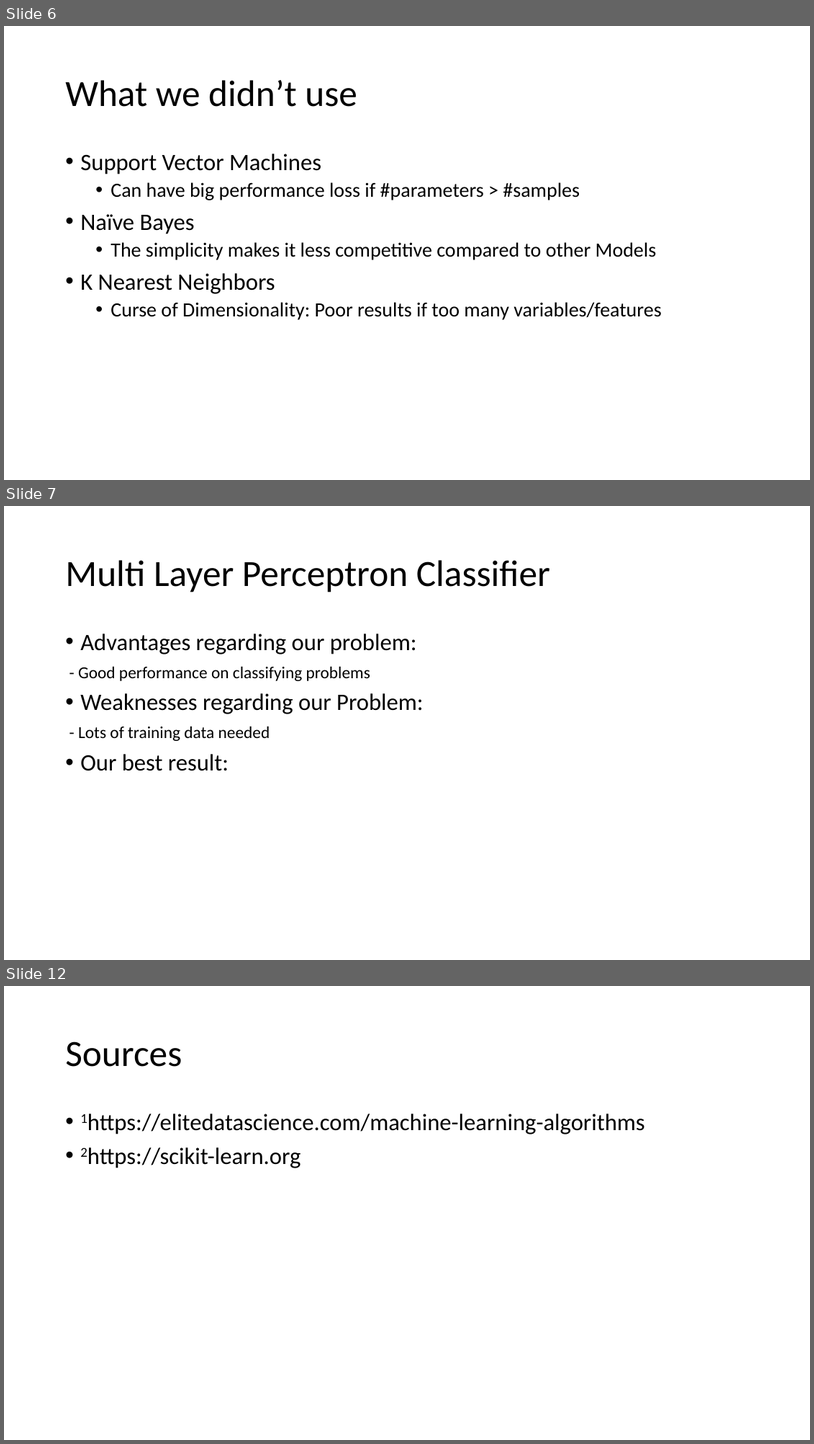
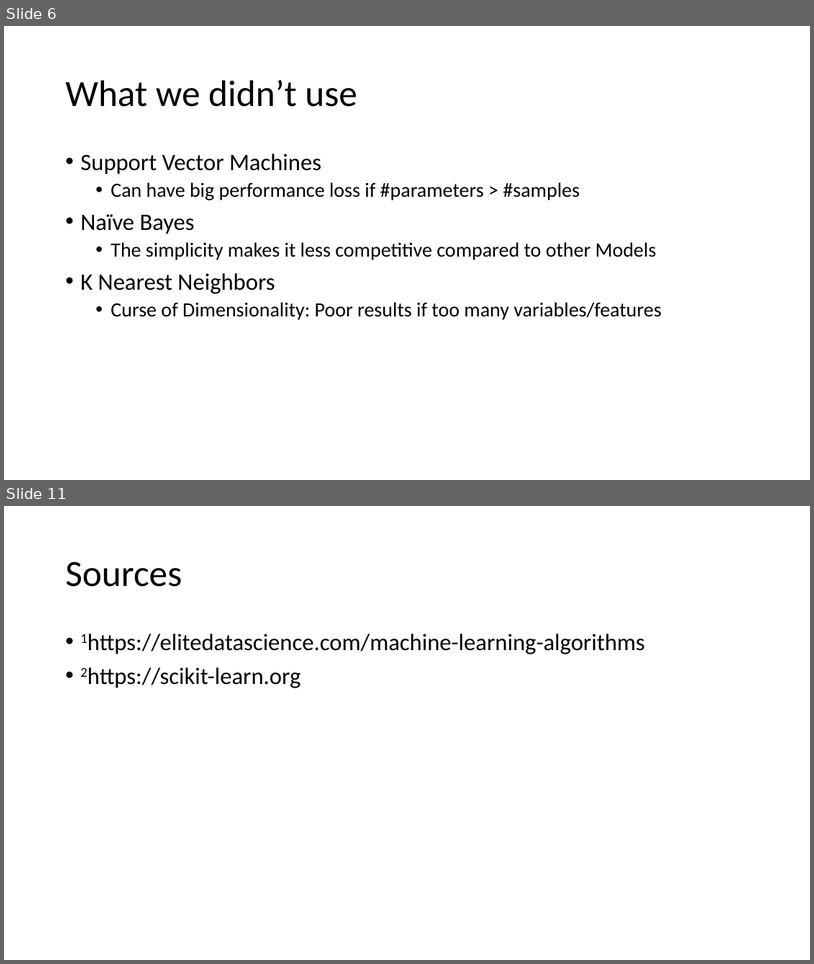
Before and after one commit to suong4554/Machine-Learning-Poly-U, a slide deck: Presentation.pptx. Shown one above the other, each under a label of ours: slides 6, 7 and 12 before the commit, slides 6 and 11 after it; the slides between them are not shown. The pictures are 814x1444 and 814x964 pixels, drawn with LibreOffice and Linux fonts; fonts in the diff are those of the drawing. Boxes give left, top, right and bottom in pixels: in the first picture for what was removed or moved away, otherwise in the second. Text is boxed around its words. In the diff, an @@ line names an element or a change of style, - is before the commit and + after.

```diff
--- a/Presentation.pptx
+++ b/Presentation.pptx
@@ slide 7 removed at box(4, 506, 810, 960), background #FFFFFF @@
@@ title removed at box(65, 560, 550, 592) @@
-Multi Layer Perceptron Classifier
@@ text removed at box(78, 633, 423, 771) @@
-• Advantages regarding our problem:
-- Good performance on classifying problems
-• Weaknesses regarding our Problem:
-- Lots of training data needed
-• Our best result:
@@ what was slide 12 is now slide 11 @@
```
Also in this commit, not shown: 2 slides changed, 3 slides added, 3 other slides removed, 7 other files.
